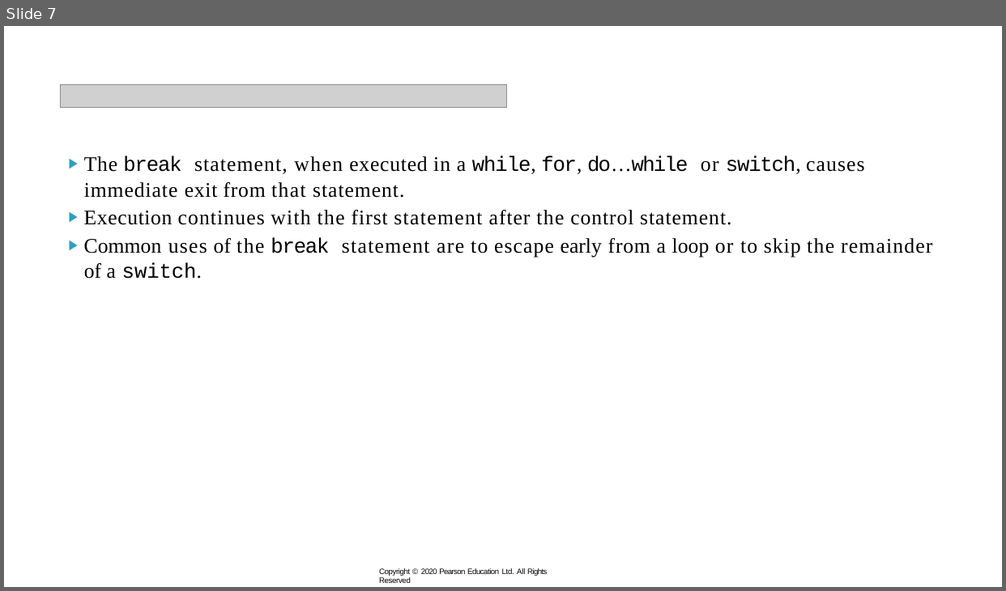
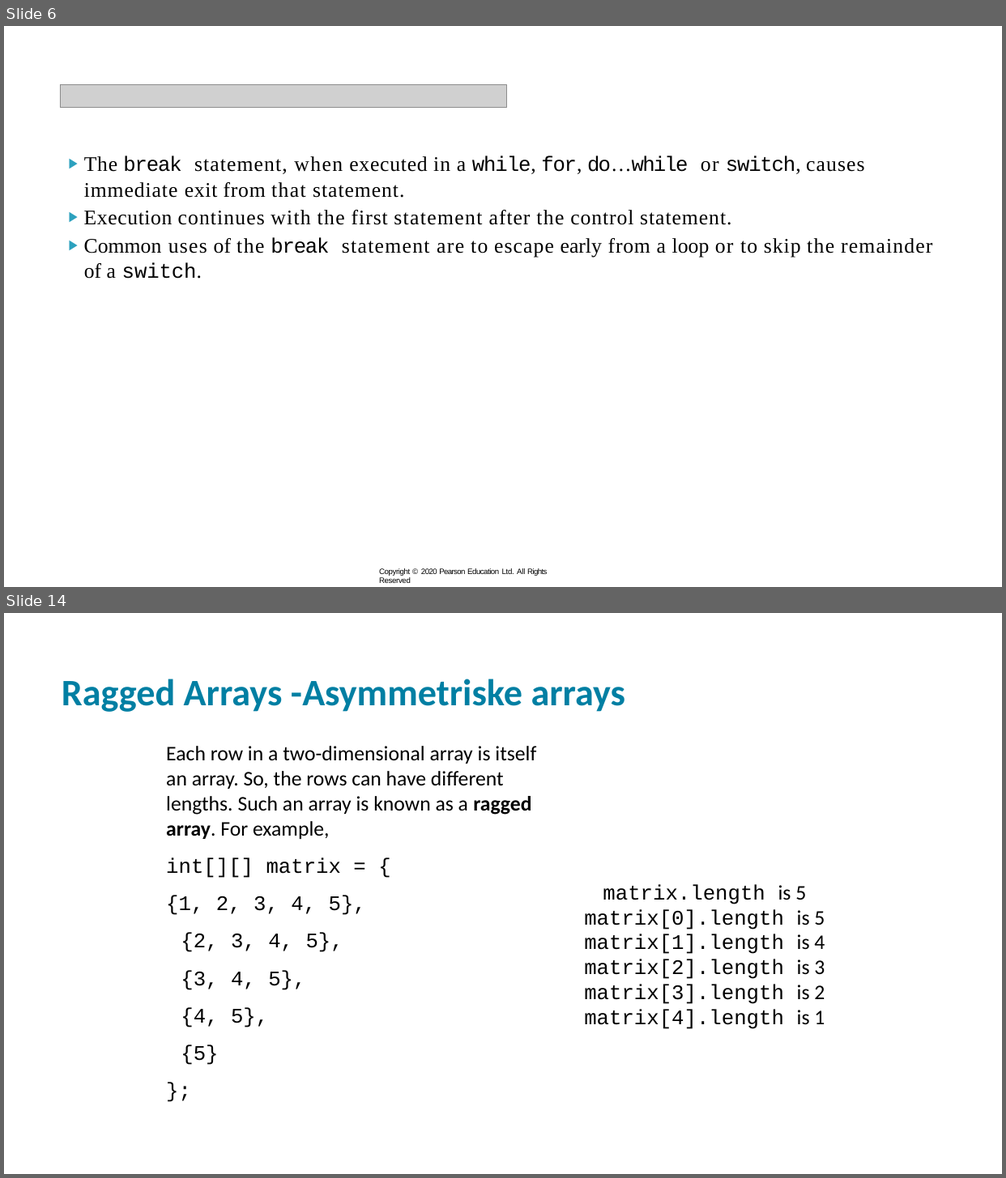
Before and after one commit to xiaoleibi/DMU26, a slide deck: ppt/uge40LoopsPartII.pptx. Shown one above the other, each under a label of ours: slide 7 before the commit, slides 6 and 14 after it; the slides between them are not shown. The pictures are 1006x591 and 1006x1178 pixels, drawn with LibreOffice and Linux fonts; fonts in the diff are those of the drawing; grey boxes stand for pictures. Boxes give left, top, right and bottom in pixels: in the first picture for what was removed or moved away, otherwise in the second. Text is boxed around its words. In the diff, an @@ line names an element or a change of style, - is before the commit and + after.

```diff
--- a/ppt/uge40LoopsPartII.pptx
+++ b/ppt/uge40LoopsPartII.pptx
@@ slide 14 added at (4,613,1002,1174), background #FFFFFF @@
@@ title added at (62,679,626,712), 36 pt, text #007FA3, bold @@
+Ragged Arrays -Asymmetriske arrays
@@ text added at (166,746,536,1065), 20 pt, text #000000 @@
+Each row in a two-dimensional array is itself an array. So, the rows can have different lengths. Such an array is known as a ragged array. For example,
+int[][] matrix = {
+{1, 2, 3, 4, 5},
+{2, 3, 4, 5},
+{3, 4, 5},
+{4, 5},
+{5}
+};
@@ text added at (584,884,825,1029), 20 pt, text #000000 @@
+matrix.length is 5
+matrix[0].length is 5
+matrix[1].length is 4
+matrix[2].length is 3
+matrix[3].length is 2
+matrix[4].length is 1
@@ what was slide 7 is now slide 6 @@
```
Also in this commit, not shown: 1 slide changed, 13 other slides added, 1 slide removed, 5 other files.
